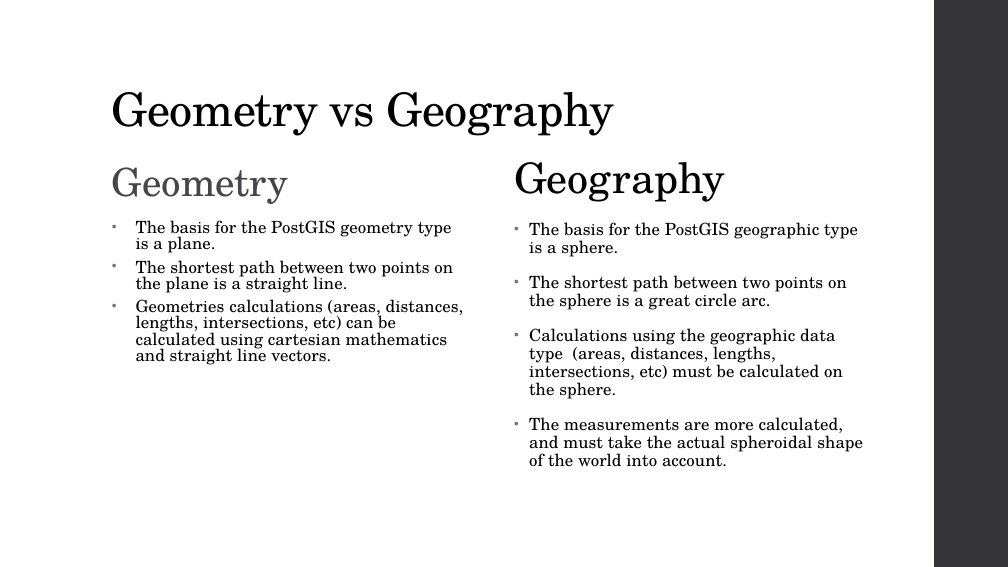
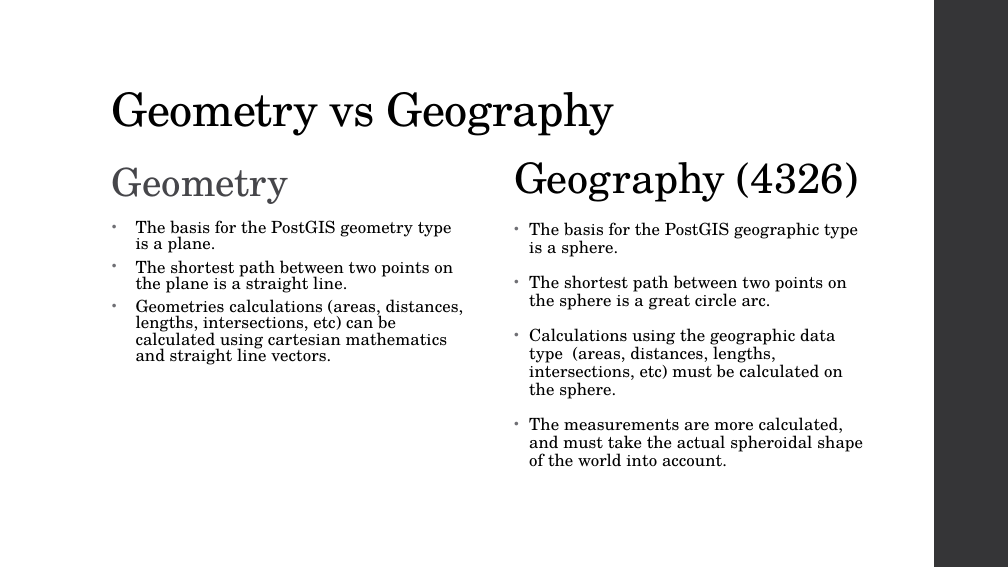
Before and after one commit to MGIS-UMN/GIS5577_week5, a slide deck: slide 7 of Spatial_Databases.odp. Drawn at 1008x567 pixels with LibreOffice and Linux fonts; fonts in the diff are those of the drawing. Boxes give left, top, right and bottom in pixels: in the first picture for what was removed or moved away, otherwise in the second. Text is boxed around its words. In the diff, an @@ line names an element or a change of style, - is before the commit and + after.

```diff
--- a/Spatial_Databases.odp
+++ b/Spatial_Databases.odp
@@ text at [514, 162, 859, 202]: text changed @@
-Geography
+Geography (4326)
```
Also in this commit, not shown: 14 other files.
